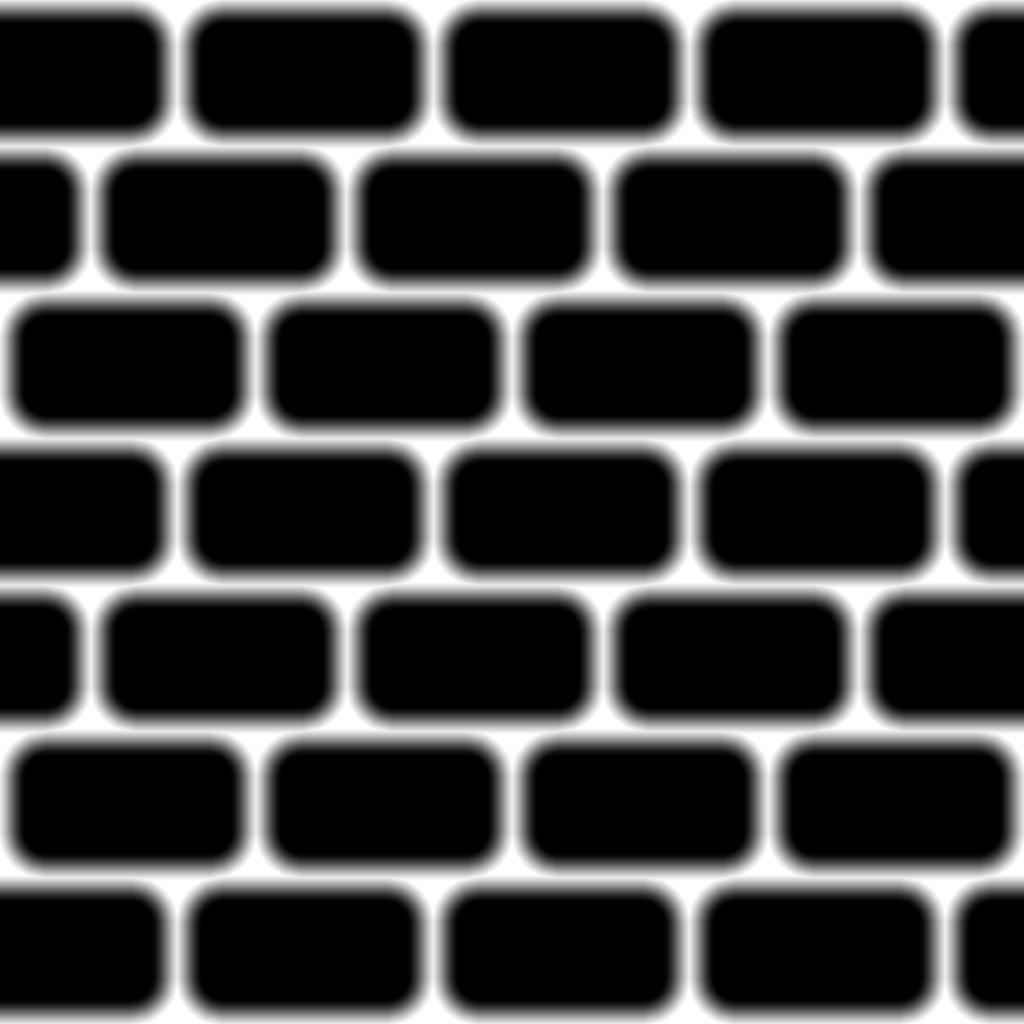
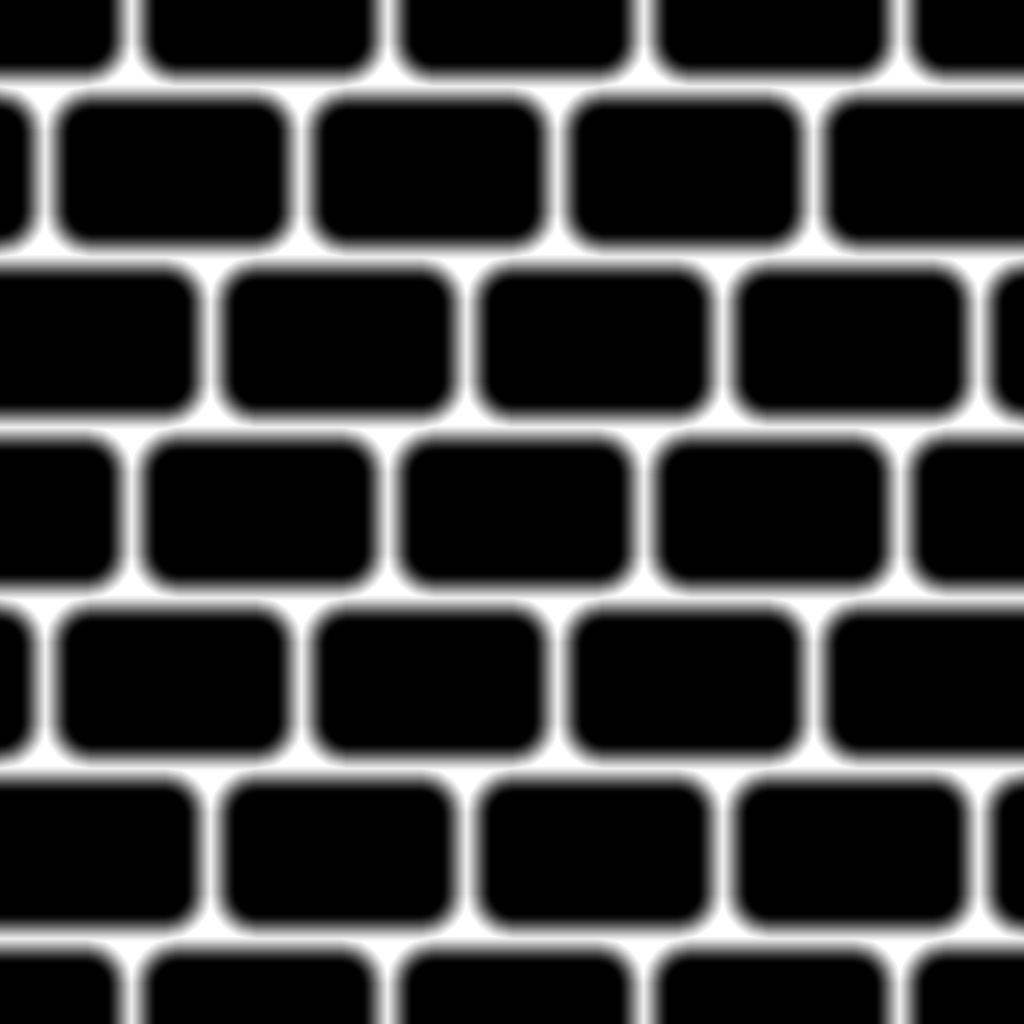
Layer changes from the first 1024px x 1024px image to the second:
added layer "T_TEX_Moss_Mask" above "MossMask" over [0, 0, 1024, 1024]
hid "MossMask" over [0, 27, 1024, 997]
